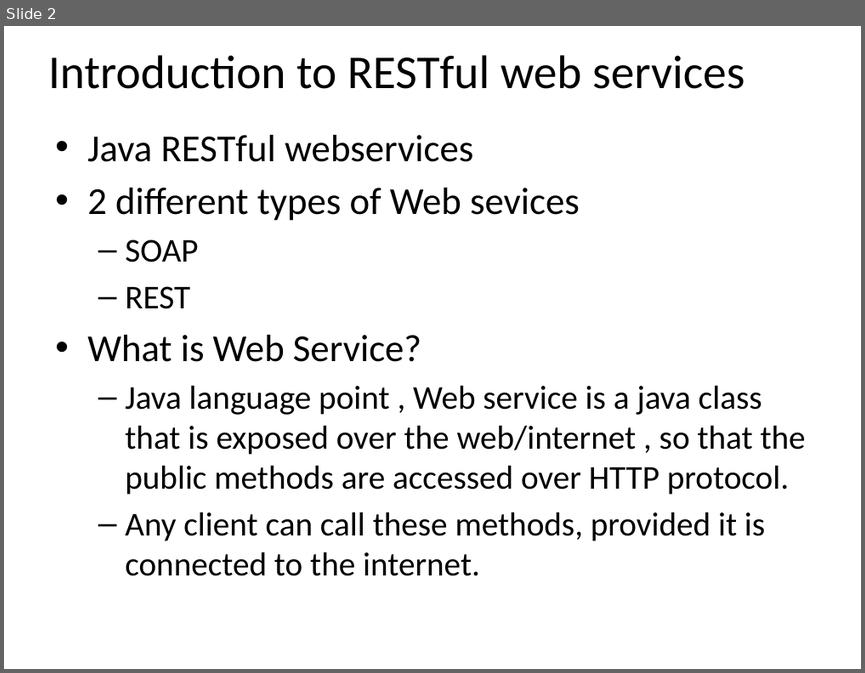
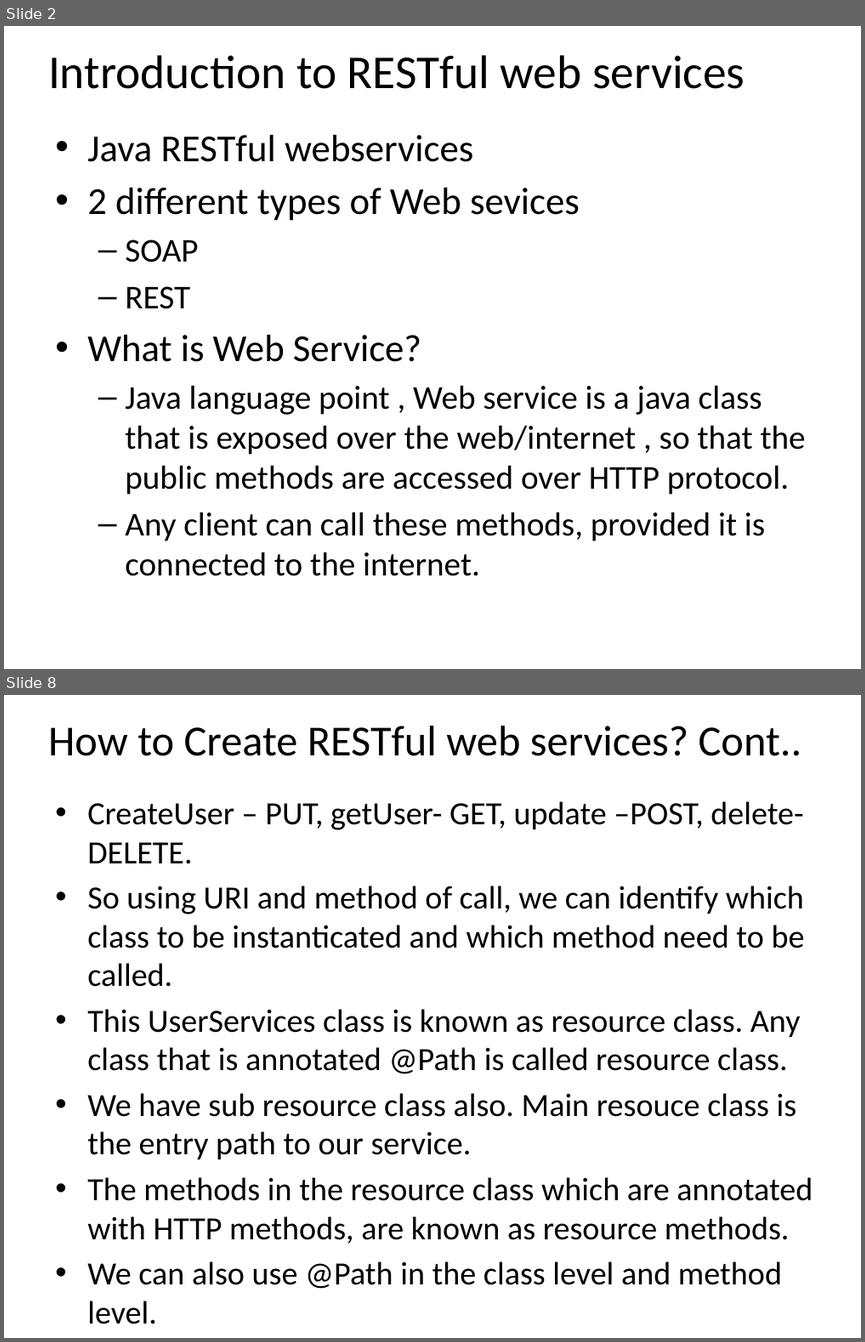
Before and after one commit to email2dorababu/SCALA_Reading, a slide deck: REST/REST_part1.pptx. Shown one above the other, each under a label of ours: slide 2 before the commit, slides 2 and 8 after it; the slides between them are not shown. The pictures are 865x673 and 865x1342 pixels, drawn with LibreOffice and Linux fonts; fonts in the diff are those of the drawing. Boxes give left, top, right and bottom in pixels: in the first picture for what was removed or moved away, otherwise in the second. Text is boxed around its words. In the diff, an @@ line names an element or a change of style, - is before the commit and + after.

```diff
--- a/REST/REST_part1.pptx
+++ b/REST/REST_part1.pptx
@@ slide 8 added at [4,695,861,1338], background #FFFFFF @@
@@ title added at [48,726,802,756], 36 pt, text #000000 @@
+How to Create RESTful web services? Cont..
@@ text added at [87,801,812,1324], 27.2 pt, text #000000 @@
+• CreateUser – PUT, getUser- GET, update –POST, delete-DELETE.
+• So using URI and method of call, we can identify which class to be instanticated and which method need to be called.
+• This UserServices class is known as resource class. Any class that is annotated @Path is called resource class.
+• We have sub resource class also. Main resouce class is the entry path to our service.
+• The methods in the resource class which are annotated with HTTP methods, are known as resource methods.
+• We can also use @Path in the class level and method level.
+• For example createUser() method we can annotate with Path, @Path(“create”).
```
Also in this commit, not shown: 3 slides changed, 5 other slides added, 34 other files.
